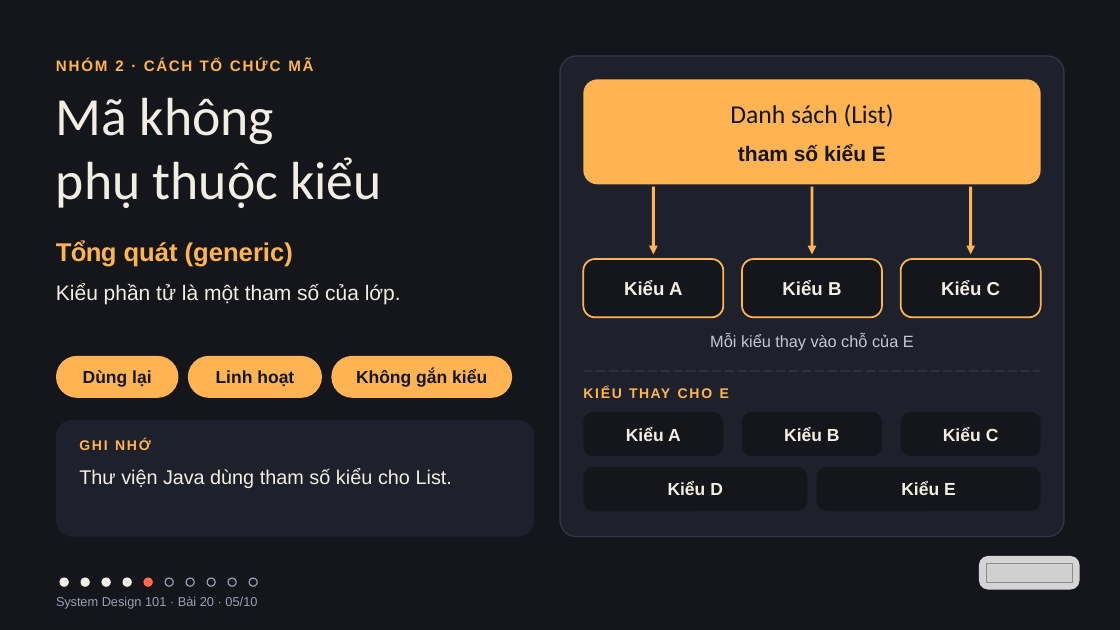
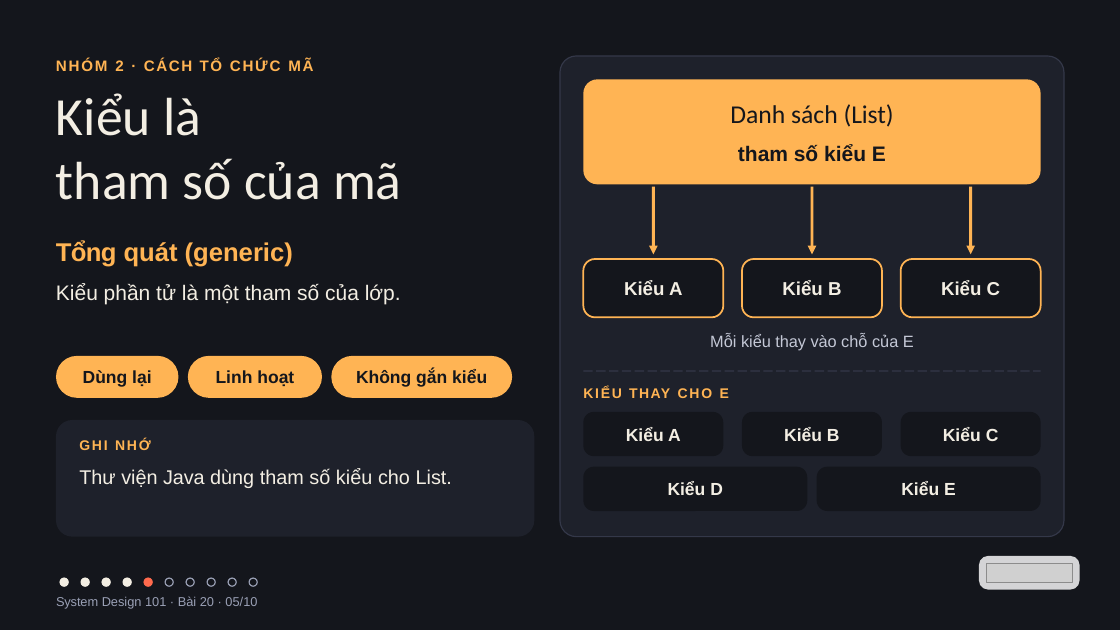
Before and after one commit to vohoailinh90/tool-marketing-studio, a slide deck: slide 5 of system-design-101/vi/lessons/sd-10-020/slides/sd-10-020.pptx. Drawn at 1120x630 pixels with LibreOffice and Linux fonts; fonts in the diff are those of the drawing; grey boxes stand for pictures. Boxes give left, top, right and bottom in pixels: in the first picture for what was removed or moved away, otherwise in the second. Text is boxed around its words. In the diff, an @@ line names an element or a change of style, - is before the commit and + after.

```diff
--- a/system-design-101/vi/lessons/sd-10-020/slides/sd-10-020.pptx
+++ b/system-design-101/vi/lessons/sd-10-020/slides/sd-10-020.pptx
@@ text at bbox=[56, 93, 402, 200]: text changed @@
-Mã không
-phụ thuộc kiểu
+Kiểu là
+tham số của mã
```
Also in this commit, not shown: 1 other slide changed, 1 other file.
